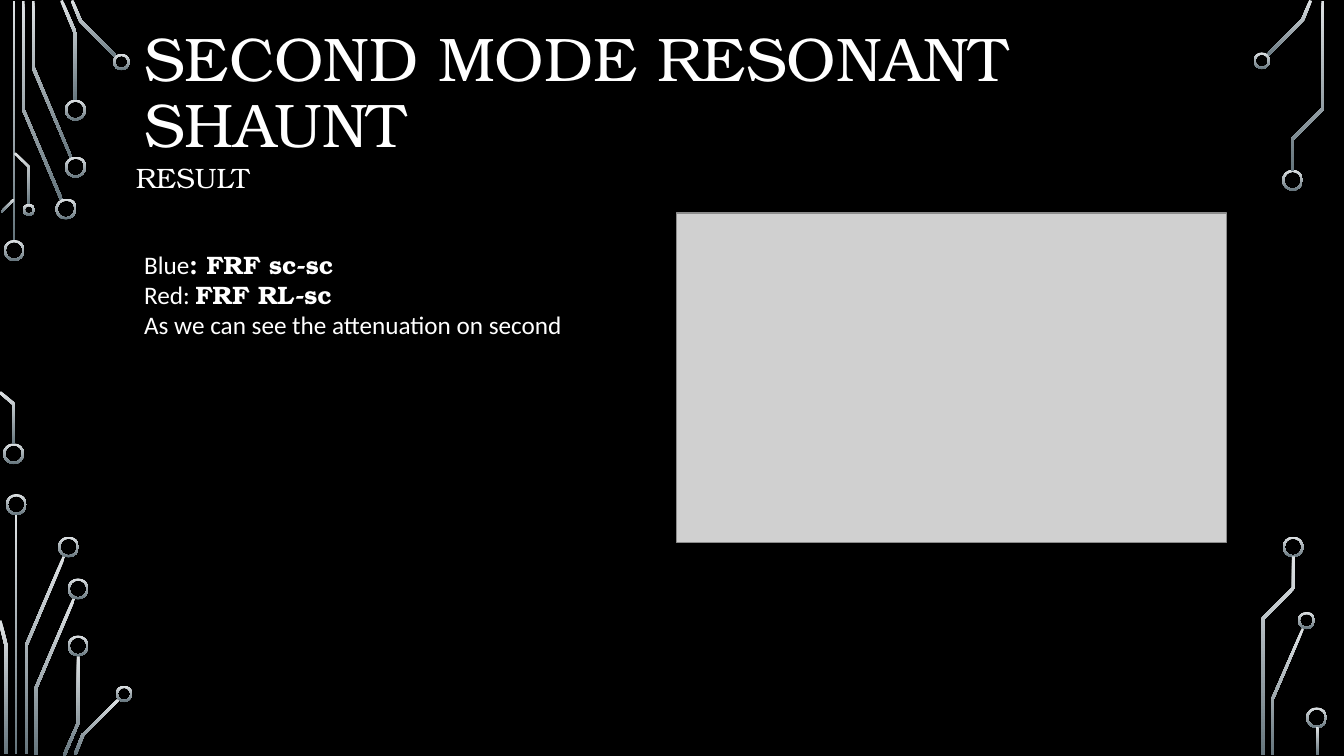
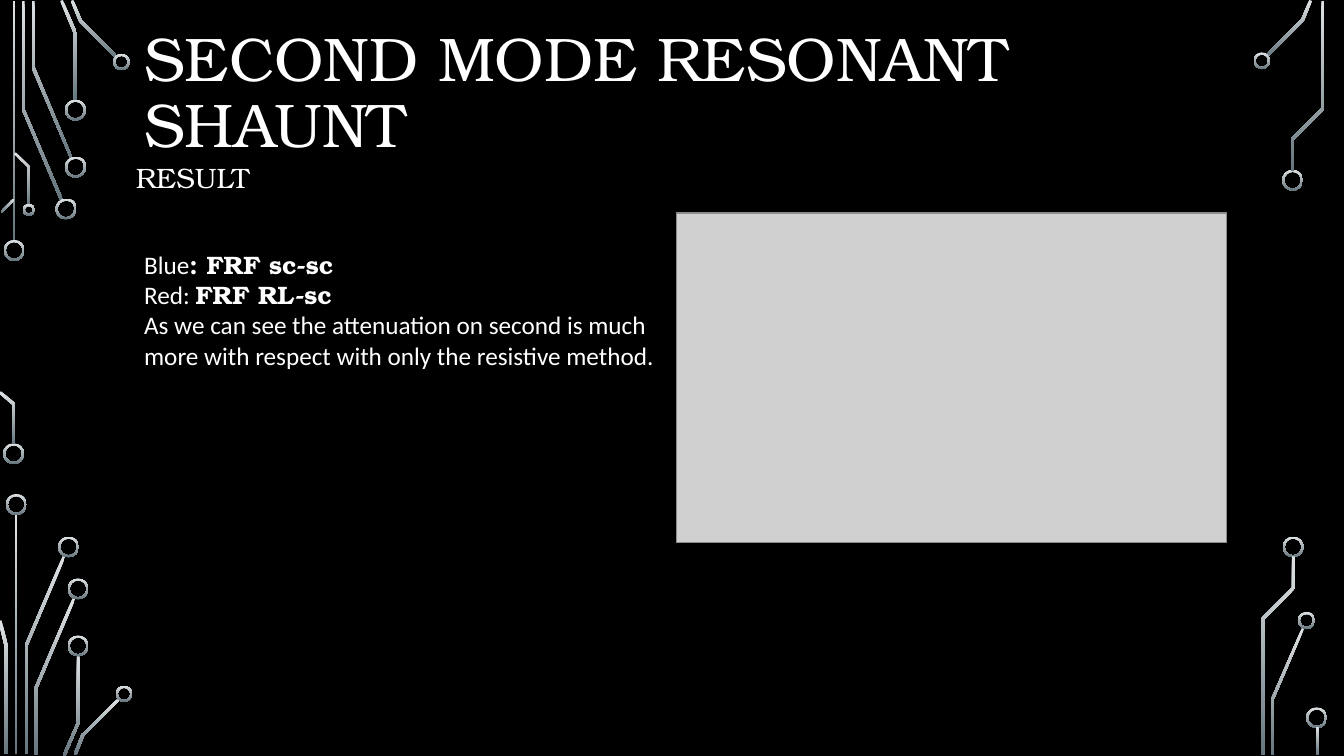
Before and after one commit to elchape99/SSCSA, a slide deck: slide 14 of presentazione_progetto.pptx. Drawn at 1344x756 pixels with LibreOffice and Linux fonts; fonts in the diff are those of the drawing; grey boxes stand for pictures; background and template pictures are left out. Boxes give left, top, right and bottom in pixels: in the first picture for what was removed or moved away, otherwise in the second. Text is boxed around its words. In the diff, an @@ line names an element or a change of style, - is before the commit and + after.

```diff
--- a/presentazione_progetto.pptx
+++ b/presentazione_progetto.pptx
@@ text at [144,316,653,369]: text changed @@
-As we can see the attenuation on second
+As we can see the attenuation on second is much more with respect with only the resistive method.
```
Also in this commit, not shown: 6 other slides changed, 10 slides added, 3 slides removed, 13 other files.
